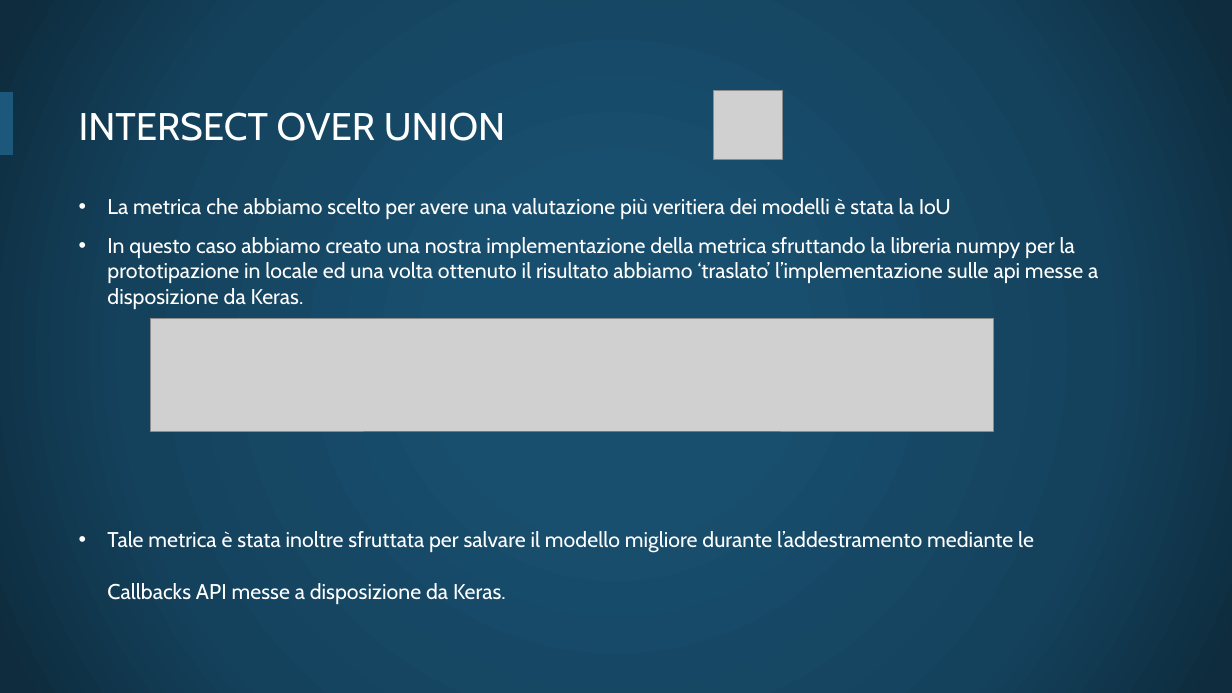
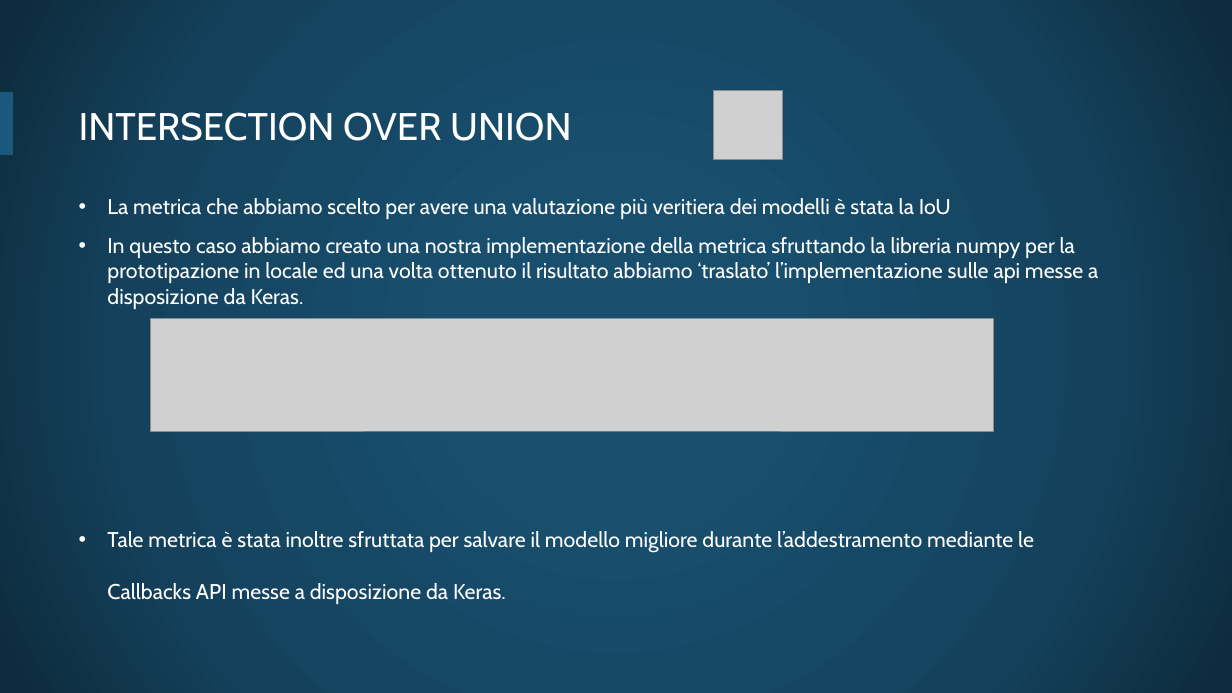
Before and after one commit to PeppeDAlterio/ipcvgruppofood, a slide deck: slide 13 of loss_metric_hpamopt.pptx. Drawn at 1232x693 pixels with LibreOffice and Linux fonts; fonts in the diff are those of the drawing; grey boxes stand for pictures; background and template pictures are left out. Boxes give left, top, right and bottom in pixels: in the first picture for what was removed or moved away, otherwise in the second. Text is boxed around its words. In the diff, an @@ line names an element or a change of style, - is before the commit and + after.

```diff
--- a/loss_metric_hpamopt.pptx
+++ b/loss_metric_hpamopt.pptx
@@ title at <box>79,112,571,141</box>: text changed @@
-INTERSECT OVER UNION
+INTERSECTION OVER UNION
```
Also in this commit, not shown: 1 other slide changed, 1 other file.
